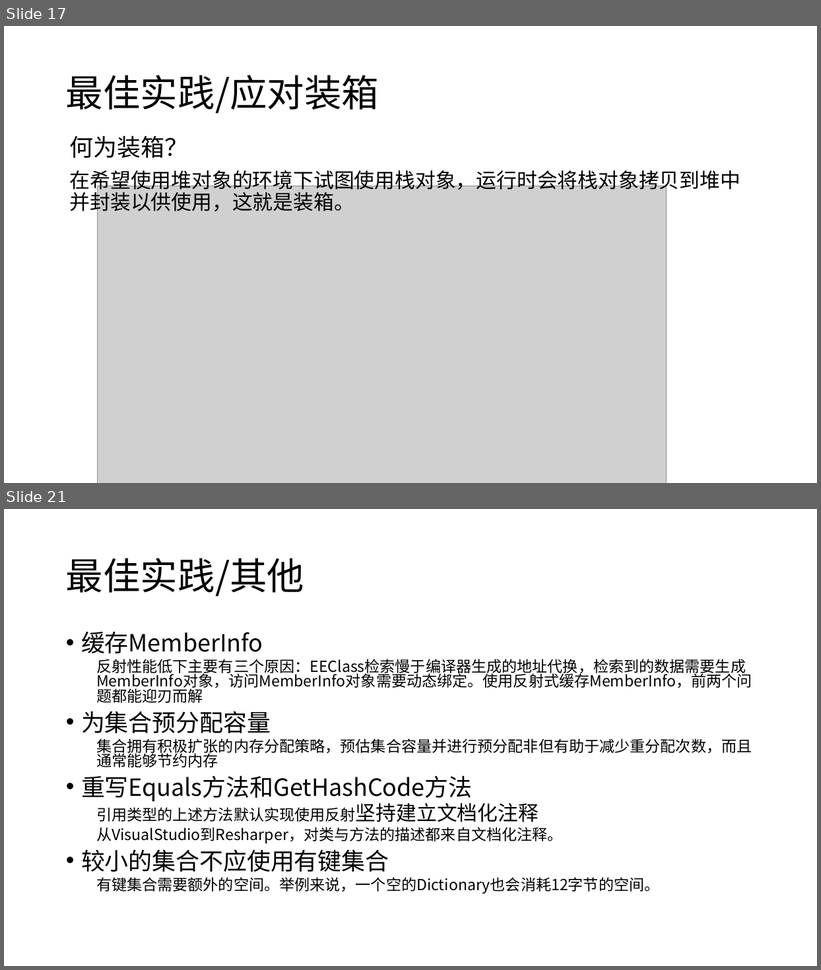
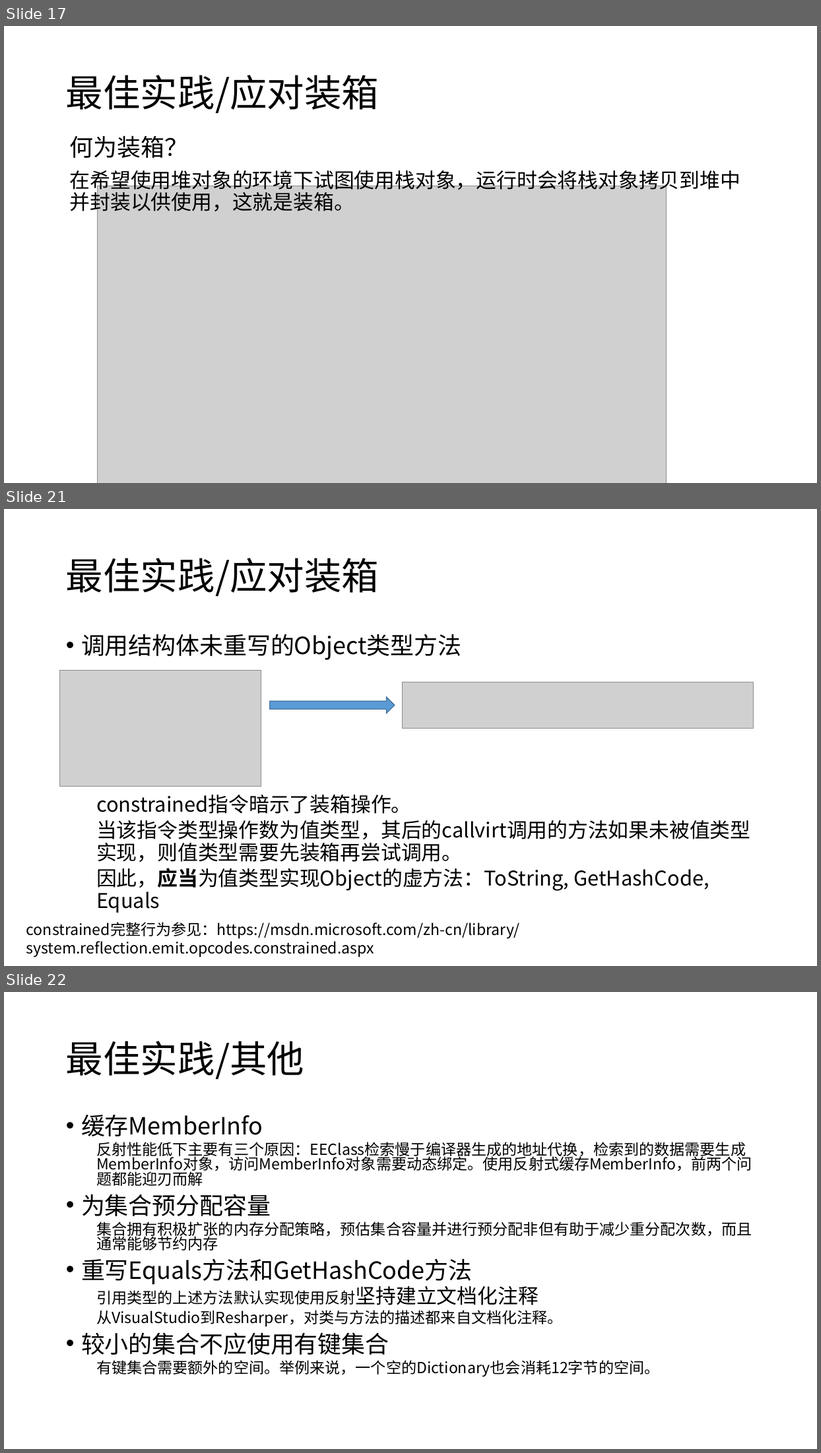
Before and after one commit to snakealpha/DotNetSession, a slide deck: pptx.pptx.pptx. Shown one above the other, each under a label of ours: slides 17 and 21 before the commit, slides 17, 21 and 22 after it; the slides between them are not shown. The pictures are 821x970 and 821x1453 pixels, drawn with LibreOffice and Linux fonts; fonts in the diff are those of the drawing; grey boxes stand for pictures. Boxes give left, top, right and bottom in pixels: in the first picture for what was removed or moved away, otherwise in the second. Text is boxed around its words. In the diff, an @@ line names an element or a change of style, - is before the commit and + after.

Commit message:
装箱重编

```diff
--- a/pptx.pptx.pptx
+++ b/pptx.pptx.pptx
@@ slide 21 added at [4,509,817,966], background #FFFFFF @@
@@ title added at [66,558,379,596], 44 pt, text #000000 @@
+最佳实践/应对装箱
@@ text added at [81,634,750,913], 24 pt, text #000000 @@
+• 调用结构体未重写的Object类型方法
+  constrained指令暗示了装箱操作。
+  当该指令类型操作数为值类型，其后的callvirt调用的方法如果未被值类型实现，则值类型需要先装箱再尝试调用。
+  因此，应当为值类型实现Object的虚方法：ToString, GetHashCode, Equals
@@ picture added at [60,671,261,787] @@
@@ picture added at [403,682,754,729] @@
@@ right arrow added at [270,697,395,714], fill #5B9BD5, outline #43739E 1 pt @@
@@ text added at [26,922,520,957], 18 pt, text #000000 @@
+constrained完整行为参见：https://msdn.microsoft.com/zh-cn/library/system.reflection.emit.opcodes.constrained.aspx
@@ what was slide 21 is now slide 22 @@
```
Also in this commit, not shown: 3 other slides added, 3 slides removed, 1 other file.
